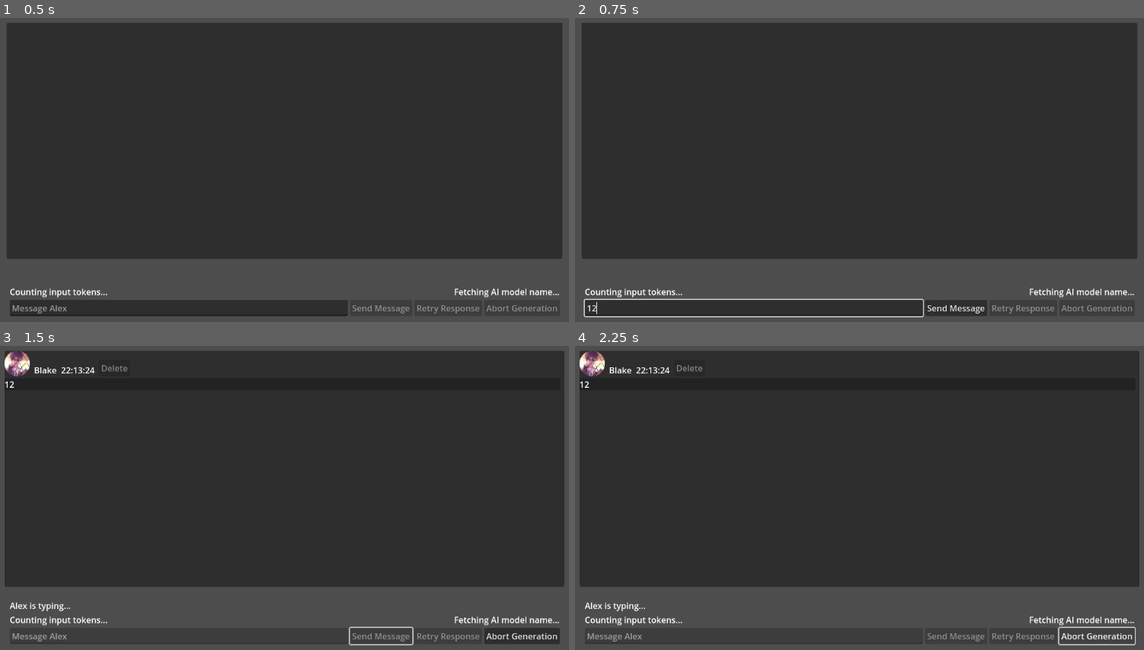
Above: before the commit, frames 1-4 (two rows, left to right).
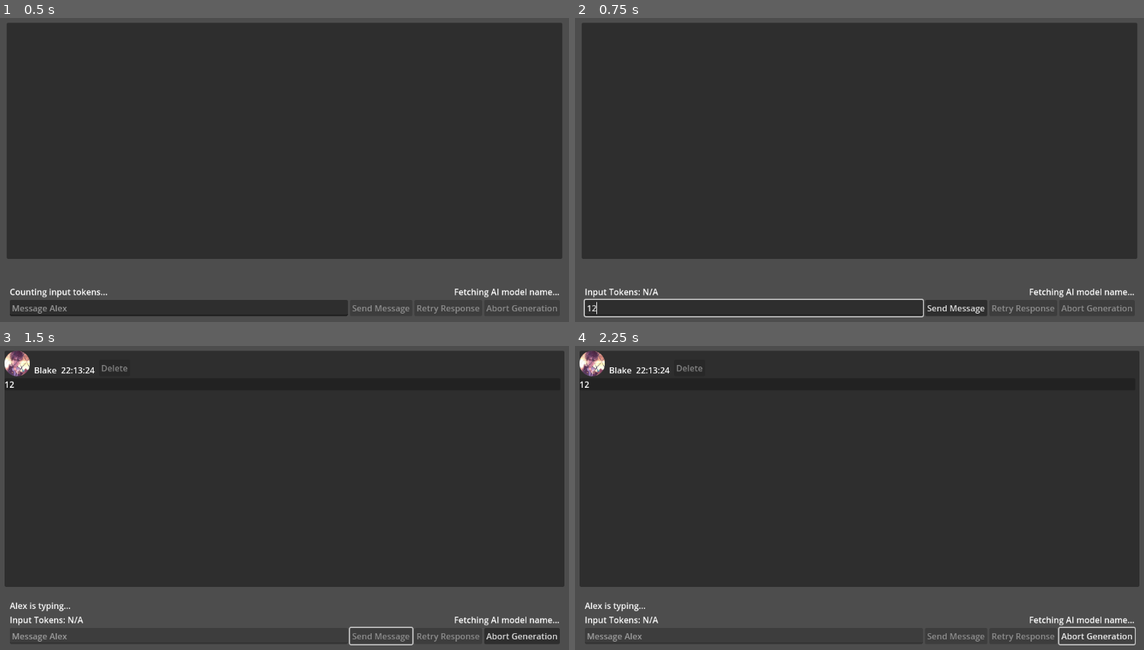
Above: after the commit, the same moments.

Repository: TheSiriusSystem/KoboldAI-Frontend
Game: Godot game, scene res://scenes/application.tscn
Two runs of this game, one before a commit and one after it. Both use one fixed random seed, a clock stepped at 60 frames per second and the inputs below.
Inputs (mouse positions are in pixels of both pictures, inside the frame that each line leads up to):
- Up to frame 1 (0.5 s): no input
- Up to frame 2 (0.75 s): click (751, 306) at 0.52 s; type "12" at 0.6 s
- Up to frame 3 (1.5 s): click "Send Message" at 1.25 s
- Up to frame 4 (2.25 s): click "Abort Generation" at 2 s

Frame 1 is identical in both runs. In frame 2, 0.2% of the frame differs, in the area x 1-19%, y 89-92%; in frame 3, 0.2%; in frame 4, 0.2%.

Commit message:
Update user_input_token_count.gd

Diff:
--- a/scripts/ui/user_input_token_count.gd
+++ b/scripts/ui/user_input_token_count.gd
@@ -1,13 +1,9 @@
 extends Label
 
 
-const PLACEHOLDER_TEXT: String = "Tokens: %d"
+const PLACEHOLDER_TEXT: String = "Input Tokens: %d"
 
 @onready var tokenize_user_input_request: HTTPRequest = %TokenizeUserInput
-
-
-func _ready() -> void:
-	_on_message_edit_text_changed("")
 
 
 func _on_message_edit_text_changed(new_text: String) -> void:
@@ -19,6 +15,7 @@
 
 func _on_tokenize_user_input_request_completed(_result: HTTPRequest.Result, response_code: int, _headers: PackedStringArray, body: PackedByteArray) -> void:
 	if response_code != Constants.SUCCESS_RESPONSE_CODE:
+		text = PLACEHOLDER_TEXT.replace("%d", "N/A")
 		print("%s: Error" % tokenize_user_input_request.name)
 		return
 
